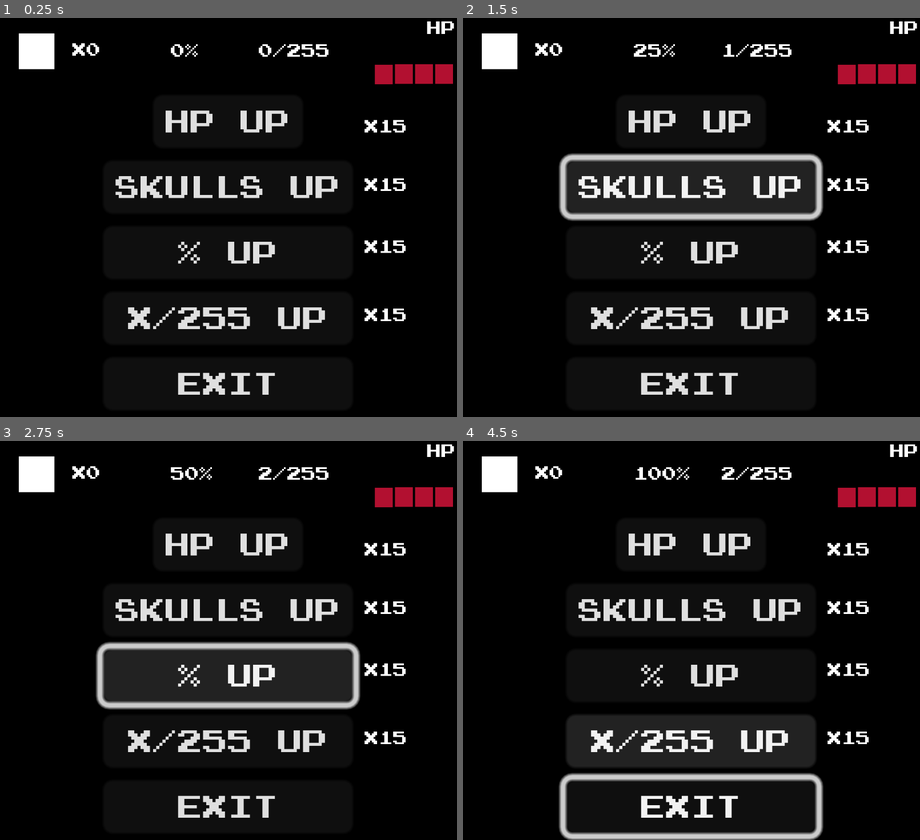
Above: before the commit, frames 1-4 (two rows, left to right).
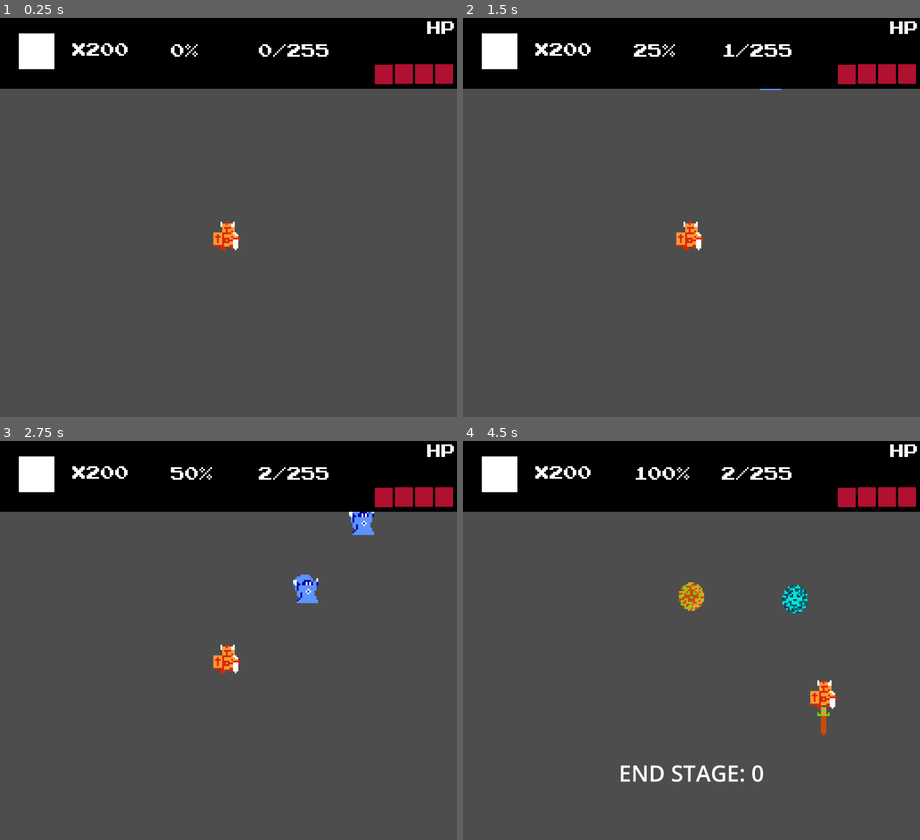
Above: after the commit, the same moments.

Repository: PyramidHead01/Pyramid_Survivor
Game: Godot game, scene res://Scenes/juego.tscn
Same seed, same stepped clock (60 frames per second), same inputs: the game is played once before the commit and once after it.
Inputs (mouse positions are in pixels of both pictures, inside the frame that each line leads up to):
- Up to frame 1 (0.25 s): no input
- Up to frame 2 (1.5 s): click (691, 121) at 0.5 s, where only the run before the commit has a clickable "HP UP"; click (691, 185) at 1.25 s, where only the run before the commit has a clickable "SKULLS UP"
- Up to frame 3 (2.75 s): click (228, 676) at 2 s, where only the run before the commit has a clickable "% UP"
- Up to frame 4 (4.5 s): click (691, 740) at 2.75 s, where only the run before the commit has a clickable "X/255 UP"; tap Enter (ui_accept) at 3.5, 3.77 s; hold Right (ui_right) 3.53-4.28 s; hold Down (ui_down) from 4.28 s (still down)

The runs differ from the first frame. In frame 1, 82% of the frame differs, in the area x 0-100%, y 6-100%; in frame 2, 82%; in frame 3, 82%; in frame 4, 82%.

Commit message:
Lo dejo por hoy, dejado en bonificaciones compra, estoy mentalmente muerto

Diff:
--- a/Pyramid Survivor/Scenes/entre_oleadas.tscn
+++ b/Pyramid Survivor/Scenes/entre_oleadas.tscn
@@ -1,7 +1,9 @@
-[gd_scene load_steps=4 format=3 uid="uid://djlxg4jk0xhtp"]
+[gd_scene load_steps=6 format=3 uid="uid://djlxg4jk0xhtp"]
 
 [ext_resource type="Texture2D" uid="uid://cbygcmwistt1o" path="res://Sprites/Place_Holders/placeholder_botonOleada.png" id="1_3e6oi"]
 [ext_resource type="Script" path="res://Scripts/entre_oleadas.gd" id="1_jwmne"]
+[ext_resource type="Texture2D" uid="uid://b31dpxhuu6k66" path="res://Sprites/Place_Holders/placeholder_botonTienda.png" id="3_qrc3w"]
+[ext_resource type="PackedScene" uid="uid://brewgxhcwxuiw" path="res://Scenes/tienda.tscn" id="4_fxxvb"]
 
 [sub_resource type="RectangleShape2D" id="RectangleShape2D_4hfcr"]
 
@@ -16,6 +18,16 @@
 texture = ExtResource("1_3e6oi")
 
 [node name="CollisionShape2D" type="CollisionShape2D" parent="botonSiguienteOleada"]
+shape = SubResource("RectangleShape2D_4hfcr")
+
+[node name="botonTienda" type="Area2D" parent="."]
+position = Vector2(744, 356)
+scale = Vector2(4, 4)
+
+[node name="Sprite2D" type="Sprite2D" parent="botonTienda"]
+texture = ExtResource("3_qrc3w")
+
+[node name="CollisionShape2D" type="CollisionShape2D" parent="botonTienda"]
 shape = SubResource("RectangleShape2D_4hfcr")
 
 [node name="LabelOleada" type="Label" parent="."]
@@ -35,4 +47,9 @@
 horizontal_alignment = 1
 vertical_alignment = 1
 
+[node name="Tienda" parent="." instance=ExtResource("4_fxxvb")]
+visible = false
+
+[connection signal="hoverBotonTienda" from="." to="Tienda" method="_on_entre_oleadas_hover_boton_tienda"]
 [connection signal="area_entered" from="botonSiguienteOleada" to="." method="_on_boton_siguiente_oleada_area_entered"]
+[connection signal="area_entered" from="botonTienda" to="." method="_on_boton_tienda_area_entered"]
--- a/Pyramid Survivor/Scenes/juego.tscn
+++ b/Pyramid Survivor/Scenes/juego.tscn
@@ -1,10 +1,9 @@
-[gd_scene load_steps=7 format=3 uid="uid://bp0encacya66p"]
+[gd_scene load_steps=6 format=3 uid="uid://bp0encacya66p"]
 
 [ext_resource type="PackedScene" uid="uid://bybax5kfs32qj" path="res://Scenes/player.tscn" id="1_5awbe"]
 [ext_resource type="Script" path="res://Scripts/variables_comunes.gd" id="1_770qy"]
 [ext_resource type="PackedScene" uid="uid://b0loh22ayo73" path="res://Scenes/interfaz_superior.tscn" id="4_7v2fb"]
 [ext_resource type="Script" path="res://Scripts/spawn_enemigo.gd" id="4_tf83g"]
-[ext_resource type="PackedScene" uid="uid://brewgxhcwxuiw" path="res://Scenes/tienda.tscn" id="6_er558"]
 [ext_resource type="PackedScene" uid="uid://djlxg4jk0xhtp" path="res://Scenes/entre_oleadas.tscn" id="6_yst2u"]
 
 [node name="Juego" type="Node2D"]
@@ -24,8 +23,6 @@
 
 [node name="EntreOleadas" parent="." instance=ExtResource("6_yst2u")]
 
-[node name="Tienda" parent="." instance=ExtResource("6_er558")]
-
 [connection signal="entreOleadas" from="." to="EntreOleadas" method="_on_juego_entre_oleadas"]
 [connection signal="timeout" from="Spawner" to="Spawner" method="_on_timeout"]
 [connection signal="timeout" from="PorcentajeOleada" to="." method="_on_porcentaje_oleada_timeout"]
--- a/Pyramid Survivor/Scenes/tienda.tscn
+++ b/Pyramid Survivor/Scenes/tienda.tscn
@@ -1,9 +1,11 @@
-[gd_scene load_steps=3 format=3 uid="uid://brewgxhcwxuiw"]
+[gd_scene load_steps=4 format=3 uid="uid://brewgxhcwxuiw"]
 
+[ext_resource type="Script" path="res://Scripts/tienda.gd" id="1_m8wlm"]
 [ext_resource type="Texture2D" uid="uid://coenipalidsgb" path="res://Sprites/piexelNegro.png" id="1_xvngi"]
 [ext_resource type="FontFile" uid="uid://b6d4iwri5lpd5" path="res://FontNES.ttf" id="2_wwvr1"]
 
 [node name="Tienda" type="Node2D"]
+script = ExtResource("1_m8wlm")
 
 [node name="TiendaUI" type="Control" parent="."]
 layout_mode = 3
@@ -77,9 +79,9 @@
 theme_override_font_sizes/font_size = 8
 text = "EXIT"
 
-[node name="Node" type="Node" parent="TiendaUI"]
+[node name="Precios" type="Node2D" parent="TiendaUI"]
 
-[node name="precioVida" type="Label" parent="TiendaUI/Node"]
+[node name="precioVida" type="Label" parent="TiendaUI/Precios"]
 offset_left = 817.0
 offset_top = 226.0
 offset_right = 913.0
@@ -88,7 +90,7 @@
 theme_override_font_sizes/font_size = 32
 text = "x15"
 
-[node name="precioCalavera" type="Label" parent="TiendaUI/Node"]
+[node name="precioCalavera" type="Label" parent="TiendaUI/Precios"]
 offset_left = 817.0
 offset_top = 357.0
 offset_right = 913.0
@@ -97,7 +99,7 @@
 theme_override_font_sizes/font_size = 32
 text = "x15"
 
-[node name="precioTiempo" type="Label" parent="TiendaUI/Node"]
+[node name="precioTiempo" type="Label" parent="TiendaUI/Precios"]
 offset_left = 817.0
 offset_top = 496.0
 offset_right = 913.0
@@ -106,7 +108,7 @@
 theme_override_font_sizes/font_size = 32
 text = "x15"
 
-[node name="precioMemoria" type="Label" parent="TiendaUI/Node"]
+[node name="precioMemoria" type="Label" parent="TiendaUI/Precios"]
 offset_left = 817.0
 offset_top = 649.0
 offset_right = 913.0
@@ -114,3 +116,9 @@
 theme_override_fonts/font = ExtResource("2_wwvr1")
 theme_override_font_sizes/font_size = 32
 text = "x15"
+
+[connection signal="pressed" from="TiendaUI/CenterContainer/HBoxContainer/botones/vidaBoton" to="." method="_on_vida_boton_pressed"]
+[connection signal="pressed" from="TiendaUI/CenterContainer/HBoxContainer/botones/calaveraBoton" to="." method="_on_calavera_boton_pressed"]
+[connection signal="pressed" from="TiendaUI/CenterContainer/HBoxContainer/botones/tiempoBoton" to="." method="_on_tiempo_boton_pressed"]
+[connection signal="pressed" from="TiendaUI/CenterContainer/HBoxContainer/botones/memoriaBoton" to="." method="_on_memoria_boton_pressed"]
+[connection signal="pressed" from="TiendaUI/CenterContainer/HBoxContainer/botones/salirBoton" to="." method="_on_salir_boton_pressed"]
--- a/Pyramid Survivor/Scripts/entre_oleadas.gd
+++ b/Pyramid Survivor/Scripts/entre_oleadas.gd
@@ -1,4 +1,6 @@
 extends Node2D
+
+signal hoverBotonTienda
 
 func _ready():
 	apagarEntreOleadas()
@@ -9,13 +11,22 @@
 ##########
 func apagarEntreOleadas():
 	$botonSiguienteOleada/CollisionShape2D.disabled = true
+	$botonTienda/CollisionShape2D.disabled = true
 	$LabelOleada.hide()
 	$botonSiguienteOleada.hide()
+	$botonTienda.hide()
 func encenderEntreOleadas():
 	$botonSiguienteOleada/CollisionShape2D.disabled = false
+	$botonTienda/CollisionShape2D.disabled = false
 	$LabelOleada.show()
 	$botonSiguienteOleada.show()
+	$botonTienda.show()
 
 func _on_boton_siguiente_oleada_area_entered(area):
 	apagarEntreOleadas()
 	VariablesComunes.seguirOleada()
+
+func _on_boton_tienda_area_entered(area):
+	VariablesComunes.vel_player = 0
+	$Tienda.show()
+	emit_signal("hoverBotonTienda")
--- /dev/null
+++ b/Pyramid Survivor/Scripts/tienda.gd
@@ -0,0 +1,44 @@
+extends Node2D
+
+# Called when the node enters the scene tree for the first time.
+func _ready():
+	pass
+
+# Called every frame. 'delta' is the elapsed time since the previous frame.
+func _process(delta):
+	pass
+
+
+
+func _on_entre_oleadas_hover_boton_tienda():
+	$TiendaUI/CenterContainer/HBoxContainer/botones/vidaBoton.grab_focus()
+
+func _on_vida_boton_pressed():
+	comprar(0)
+func _on_calavera_boton_pressed():
+	comprar(1)
+func _on_tiempo_boton_pressed():
+	comprar(2)
+func _on_memoria_boton_pressed():
+	comprar(3)
+
+func comprar(id):
+	var precio = get_node("TiendaUI/Precios").get_child(id)
+	#precio = precio.text
+	precio = int(precio.text.replace("x", ""))
+	if VariablesComunes.huesos_act >= precio:
+		VariablesComunes.huesos_act -= precio
+		match id:
+			0:
+				VariablesComunes.compraAumentoVida()
+			1:
+				VariablesComunes.compraAumentoCalavera()
+			2:
+				VariablesComunes.compraAumentoTiempo()
+			3:
+				VariablesComunes.compraAumentoMemoria()
+
+
+func _on_salir_boton_pressed():
+	VariablesComunes.vel_player = VariablesComunes.vel_player_almacenada
+	hide()
--- a/Pyramid Survivor/Scripts/variables_comunes.gd
+++ b/Pyramid Survivor/Scripts/variables_comunes.gd
@@ -12,6 +12,7 @@
 
 #Velocidades
 var vel_player = 400
+var vel_player_almacenada = vel_player
 var vel_enemigo = 200
 
 #Vida Player
@@ -24,7 +25,7 @@
 signal entreOleadas
 
 #Bolsa huesos
-var huesos_act = 0
+var huesos_act = 200
 var huesos_ind = 4
 
 #Total enemigos
@@ -127,3 +128,13 @@
 	get_node('/root/Juego/PorcentajeOleada').start()
 	get_node('/root/Juego/Spawner').start()
 	limpiarDatosInterfaz()
+
+#Tienda
+func compraAumentoVida():
+	pass
+func compraAumentoCalavera():
+	pass
+func compraAumentoTiempo():
+	pass
+func compraAumentoMemoria():
+	pass
Not shown, changed: .~lock.informe_progreso.ods#
Not shown, changed: informe_progreso.ods
